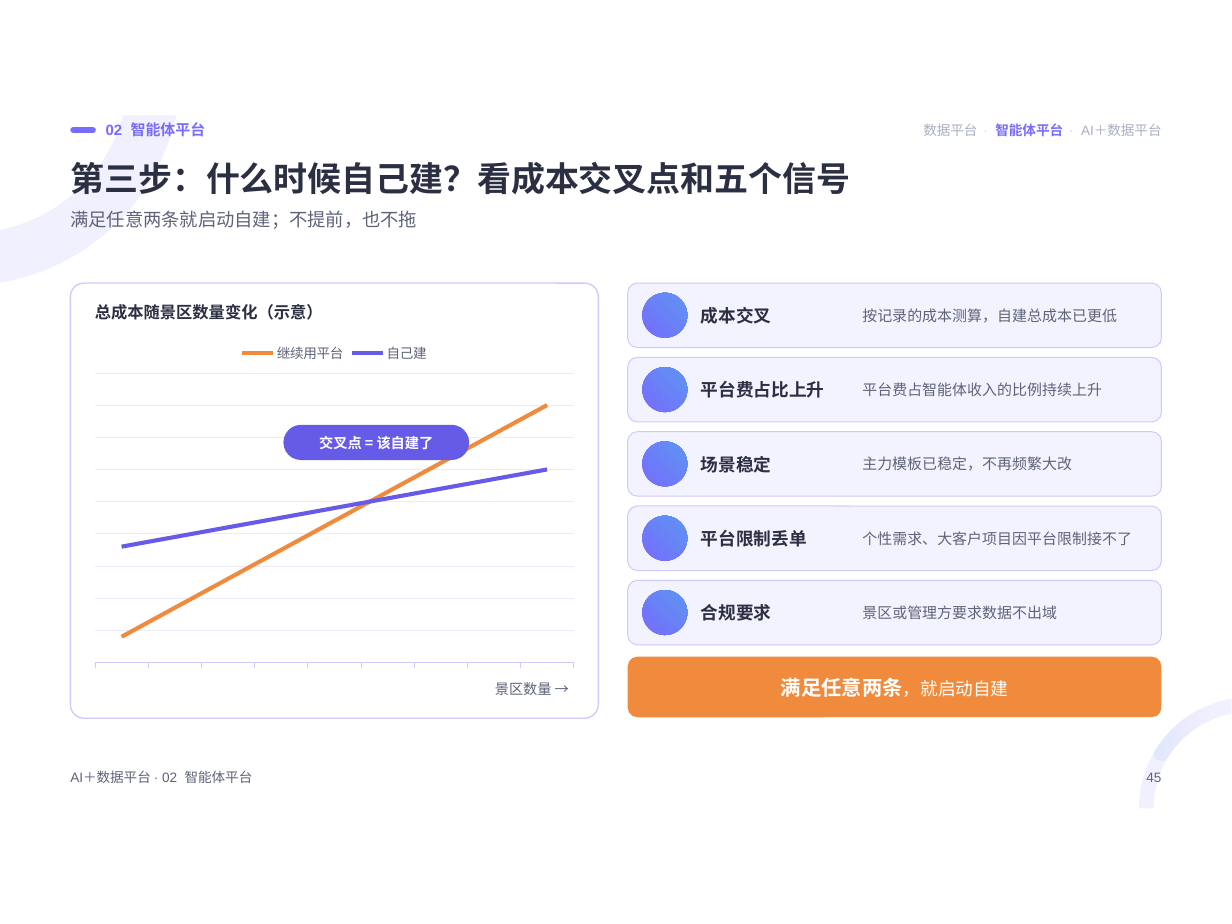
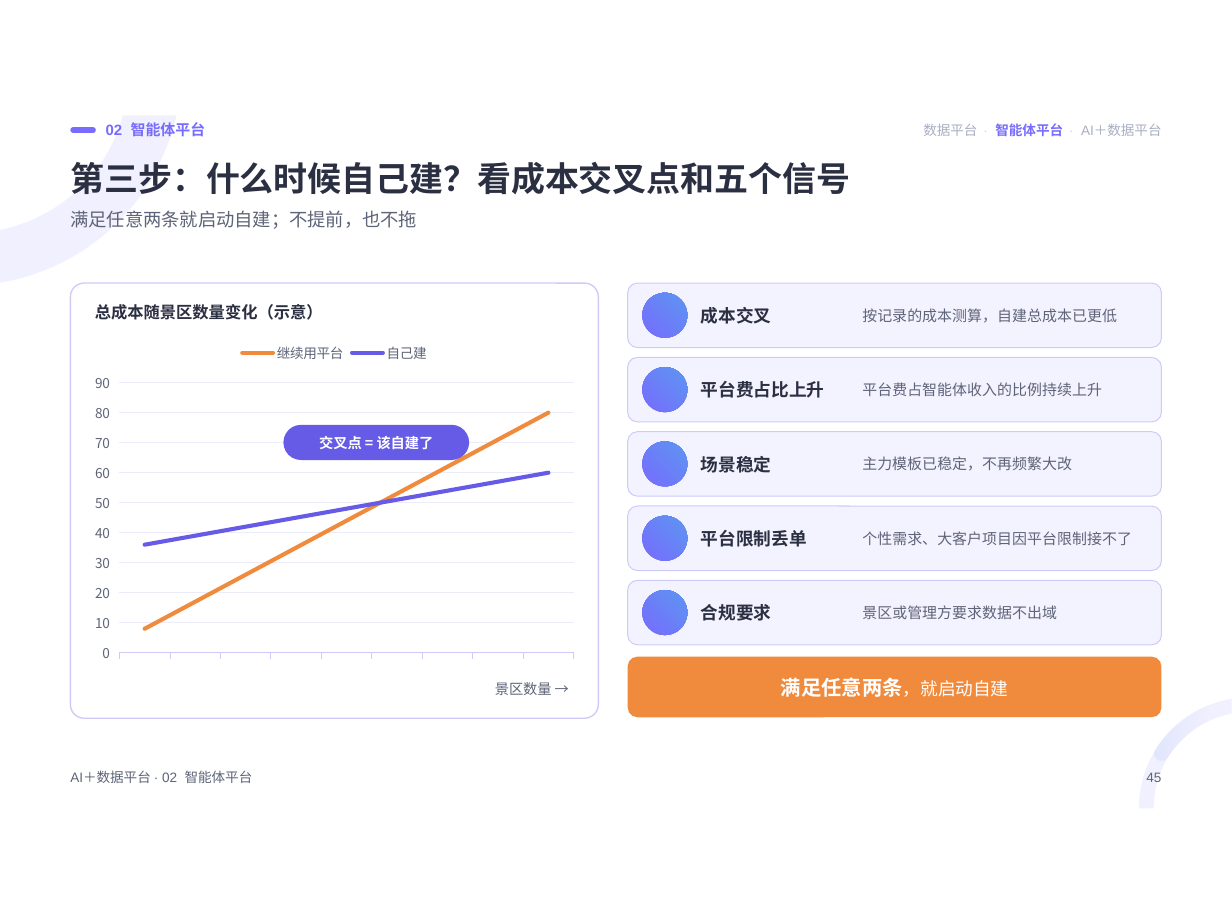
Before and after one commit to keanying/relevance, a slide deck: slide 45 of AI＋数据平台_老板汇报.pptx. Drawn at 1232x924 pixels with LibreOffice and Linux fonts; fonts in the diff are those of the drawing; background and template pictures are left out. Boxes give left, top, right and bottom in pixels: in the first picture for what was removed or moved away, otherwise in the second. Text is boxed around its words. In the diff, an @@ line names an element or a change of style, - is before the commit and + after.

```diff
--- a/AI＋数据平台_老板汇报.pptx
+++ b/AI＋数据平台_老板汇报.pptx
@@ line chart at box(85, 332, 584, 670) @@
-继续用平台: 10, 21, 32, 44, 55, 66, 78, 89, 100
+继续用平台: 8, 17, 26, 35, 44, 53, 62, 71, 80
-自己建: 45, 49, 52, 56, 60, 64, 68, 71, 75
+自己建: 36, 39, 42, 45, 48, 51, 54, 57, 60
@@ legend changed @@
@@ category axis changed @@
@@ value axis changed @@
```
Also in this commit, not shown: 6 other slides changed.
